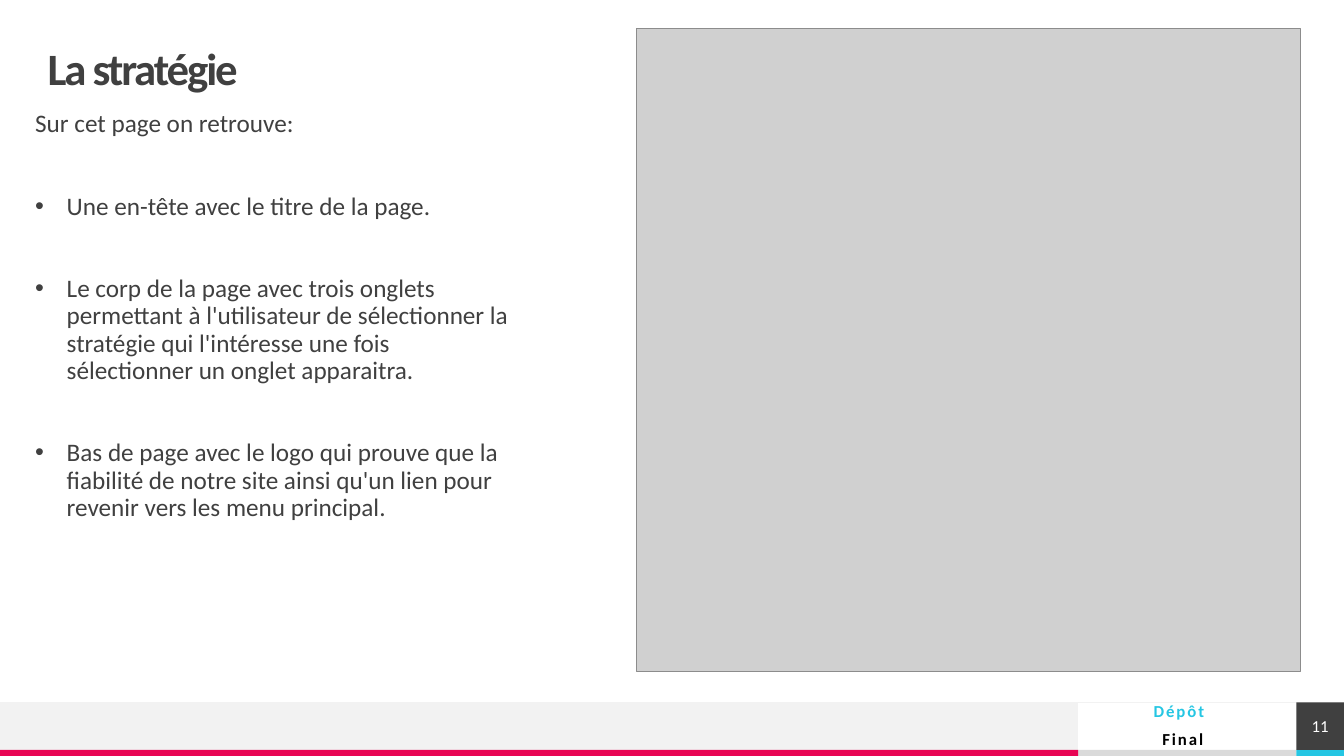
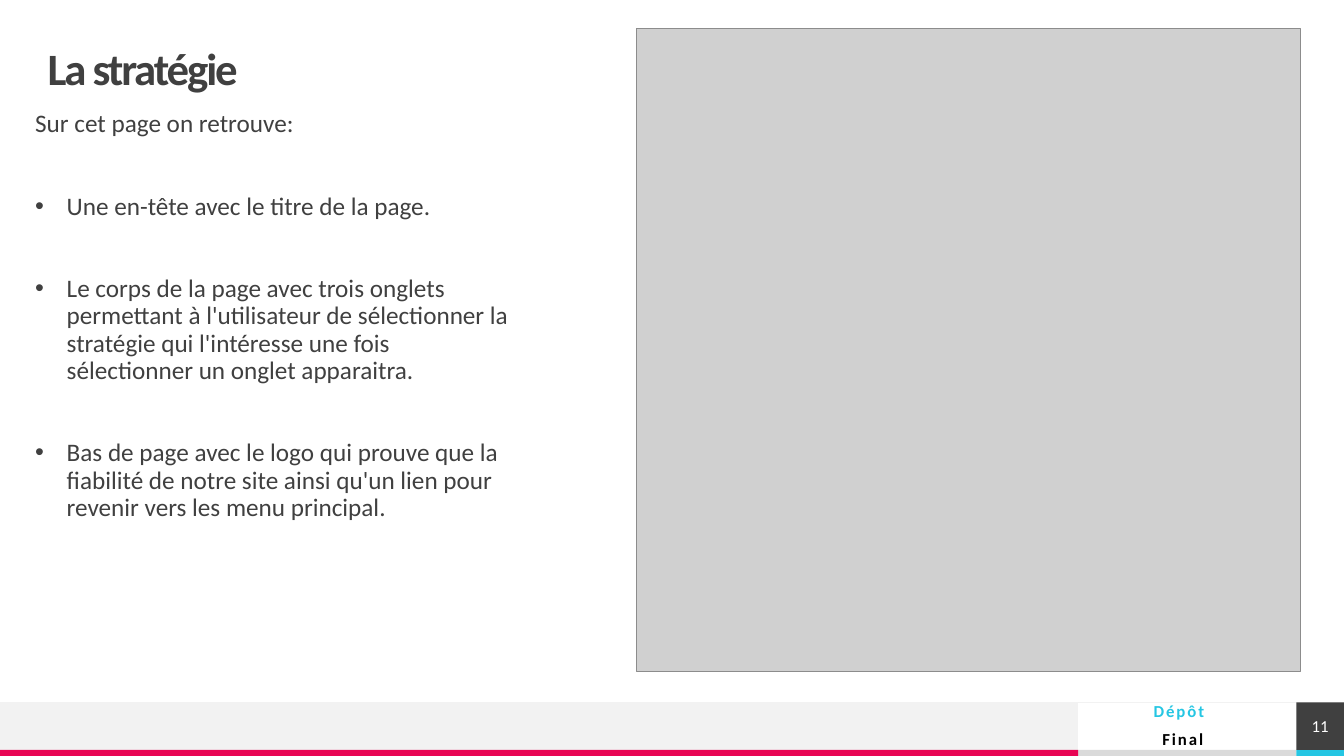
Before and after one commit to clementfert/covid, a slide deck: slide 11 of presentation_final/Présentation_finale.pptx. Drawn at 1344x756 pixels with LibreOffice and Linux fonts; fonts in the diff are those of the drawing; grey boxes stand for pictures. Boxes give left, top, right and bottom in pixels: in the first picture for what was removed or moved away, otherwise in the second. Text is boxed around its words. In the diff, an @@ line names an element or a change of style, - is before the commit and + after.

```diff
--- a/presentation_final/Présentation_finale.pptx
+++ b/presentation_final/Présentation_finale.pptx
@@ text at (67,279,508,384): text changed @@
-• Le corp de la page avec trois onglets permettant à l'utilisateur de sélectionner la stratégie qui l'intéresse une fois sélectionner un onglet apparaitra.
+• Le corps de la page avec trois onglets permettant à l'utilisateur de sélectionner la stratégie qui l'intéresse une fois sélectionner un onglet apparaitra.
```
Also in this commit, not shown: 7 other slides changed, 3 other files.
